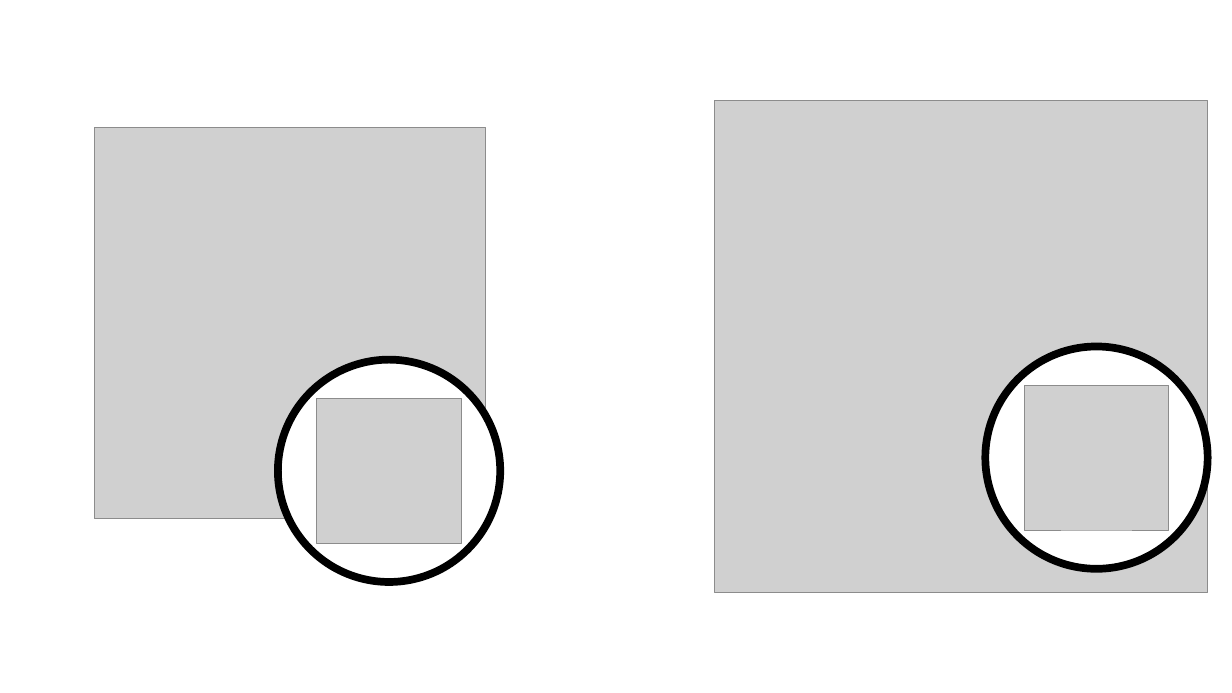
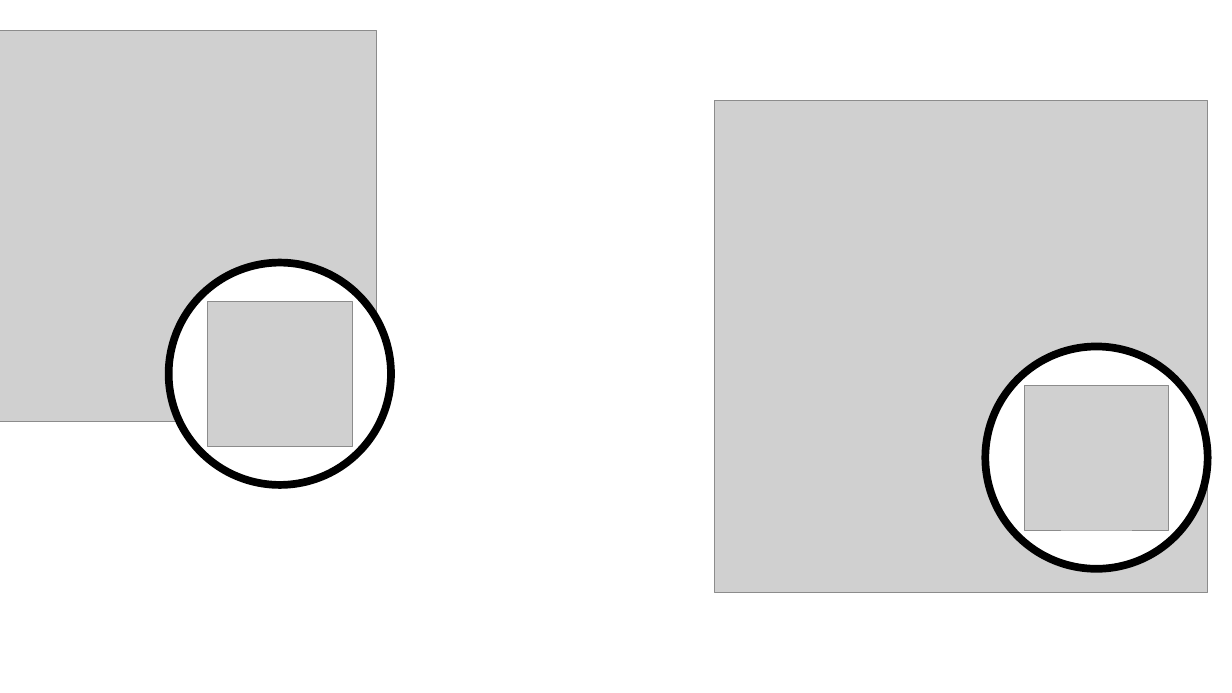
Before and after one commit to JacksonLinQAQ/privestornet-network-storage-system, a slide deck: slide 4 of Privestornet/Privestornet/PSNApplication/static/images/images.pptx. Drawn at 1232x693 pixels with LibreOffice and Linux fonts; fonts in the diff are those of the drawing; grey boxes stand for pictures. Boxes give left, top, right and bottom in pixels: in the first picture for what was removed or moved away, otherwise in the second. Text is boxed around its words. In the diff, an @@ line names an element or a change of style, - is before the commit and + after.

```diff
--- a/Privestornet/Privestornet/PSNApplication/static/images/images.pptx
+++ b/Privestornet/Privestornet/PSNApplication/static/images/images.pptx
@@ picture resized from (x1=94, y1=128, x2=486, y2=519) to (x1=0, y1=30, x2=377, y2=422) @@
@@ ellipse moved from (x1=278, y1=360, x2=501, y2=582) to (x1=169, y1=262, x2=392, y2=485) @@
@@ picture moved from (x1=317, y1=398, x2=462, y2=543) to (x1=208, y1=301, x2=353, y2=446) @@
```
Also in this commit, not shown: 1 other slide changed, 10 other files.
